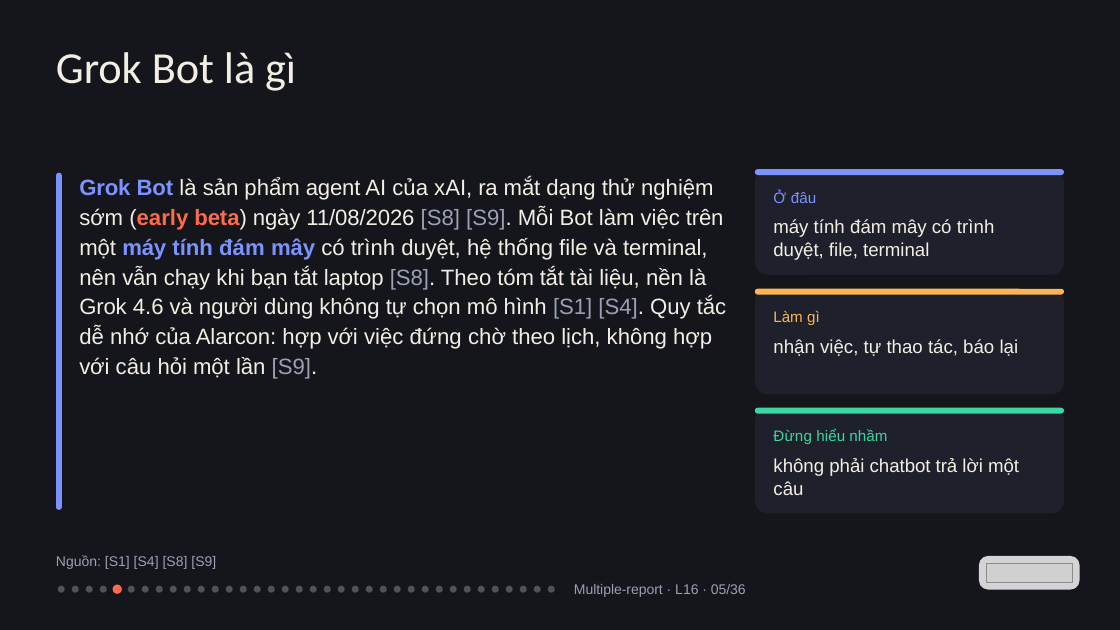
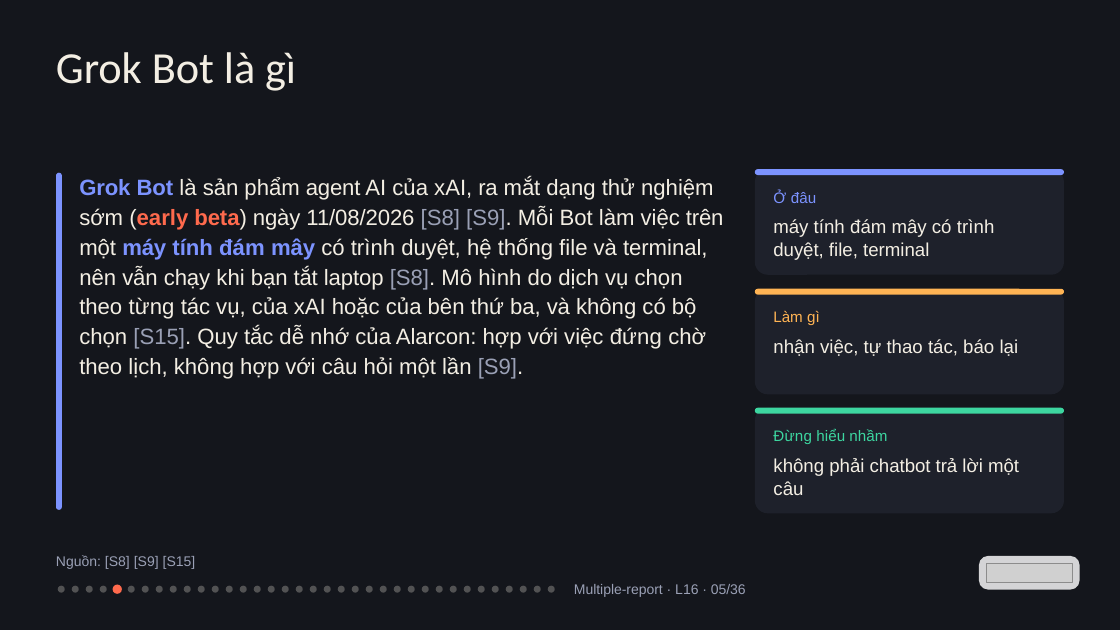
Before and after one commit to vohoailinh90/Multiple-report, a slide deck: slide 5 of lessons/L16/L16.pptx. Drawn at 1120x630 pixels with LibreOffice and Linux fonts; fonts in the diff are those of the drawing; grey boxes stand for pictures. Boxes give left, top, right and bottom in pixels: in the first picture for what was removed or moved away, otherwise in the second. Text is boxed around its words. In the diff, an @@ line names an element or a change of style, - is before the commit and + after.

```diff
--- a/lessons/L16/L16.pptx
+++ b/lessons/L16/L16.pptx
@@ text at [79, 177, 724, 379]: text changed @@
-Grok Bot là sản phẩm agent AI của xAI, ra mắt dạng thử nghiệm sớm (early beta) ngày 11/08/2026 [S8] [S9]. Mỗi Bot làm việc trên một máy tính đám mây có trình duyệt, hệ thống file và terminal, nên vẫn chạy khi bạn tắt laptop [S8]. Theo tóm tắt tài liệu, nền là Grok 4.6 và người dùng không tự chọn mô hình [S1] [S4]. Quy tắc dễ nhớ của Alarcon: hợp với việc đứng chờ theo lịch, không hợp với câu hỏi một lần [S9].
+Grok Bot là sản phẩm agent AI của xAI, ra mắt dạng thử nghiệm sớm (early beta) ngày 11/08/2026 [S8] [S9]. Mỗi Bot làm việc trên một máy tính đám mây có trình duyệt, hệ thống file và terminal, nên vẫn chạy khi bạn tắt laptop [S8]. Mô hình do dịch vụ chọn theo từng tác vụ, của xAI hoặc của bên thứ ba, và không có bộ chọn [S15]. Quy tắc dễ nhớ của Alarcon: hợp với việc đứng chờ theo lịch, không hợp với câu hỏi một lần [S9].
@@ text at [56, 555, 196, 569]: text changed @@
-Nguồn: [S1] [S4] [S8] [S9]
+Nguồn: [S8] [S9] [S15]
```
Also in this commit, not shown: 16 other slides changed, 1 other file.
